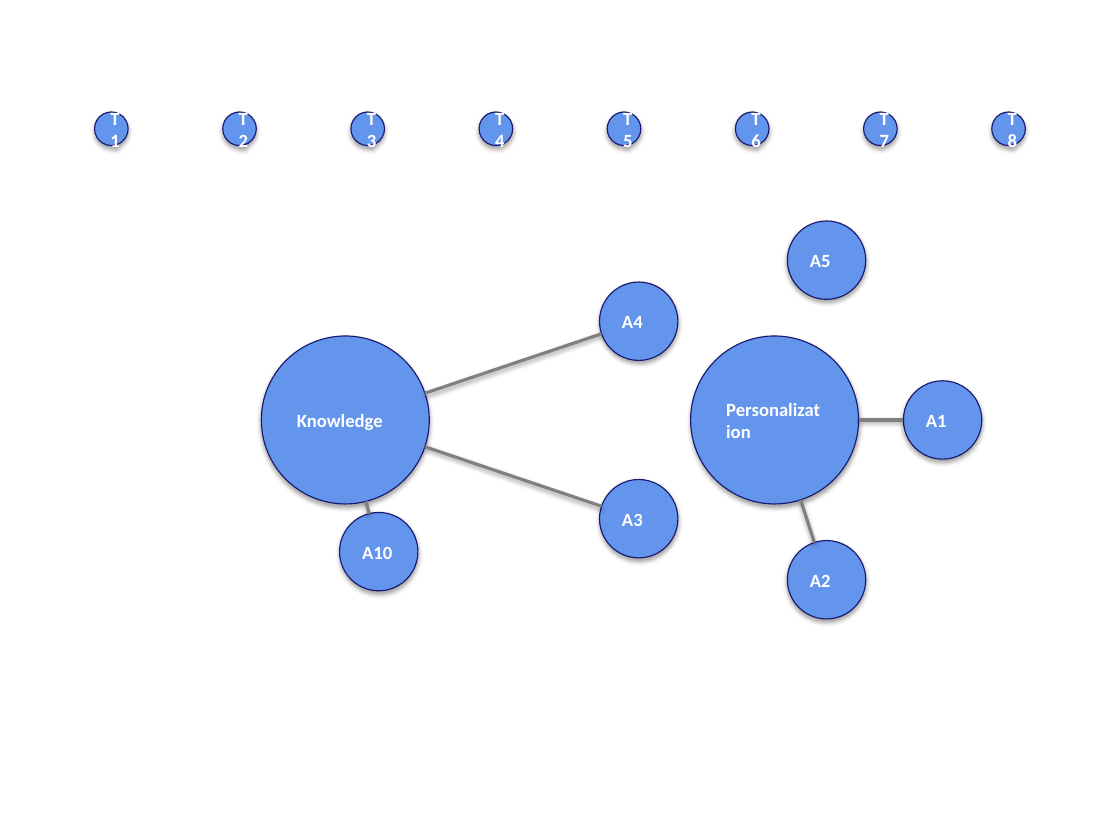
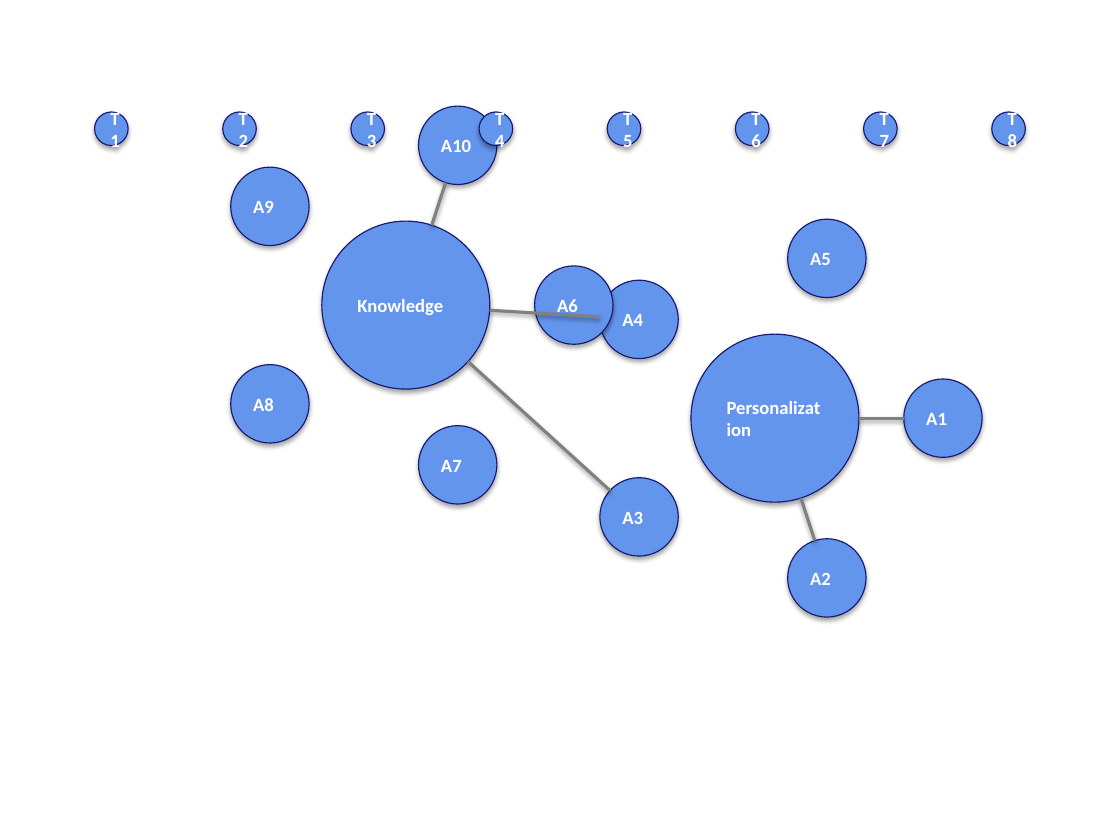
Before and after one commit to jfharney77/graph_tutorials, a slide deck: slide 1 of agentic_plan.pptx. Drawn at 1120x840 pixels with LibreOffice and Linux fonts; fonts in the diff are those of the drawing. Boxes give left, top, right and bottom in pixels: in the first picture for what was removed or moved away, otherwise in the second. Text is boxed around its words. In the diff, an @@ line names an element or a change of style, - is before the commit and + after.

```diff
--- a/agentic_plan.pptx
+++ b/agentic_plan.pptx
@@ ellipse "A10": place and size @@
-ellipse "A10" at (339, 513, 418, 591)
+ellipse "A10" at (419, 106, 497, 185)
@@ ellipse added at (231, 167, 309, 245), fill #6495ED, outline #191970 0.75 pt, 12 pt, text #FFFFFF, bold @@
+A9
@@ line added from (432, 225) to (446, 183), #808080 2 pt @@
@@ ellipse "Knowledge": place and size @@
-ellipse "Knowledge" at (261, 336, 429, 504)
+ellipse "Knowledge" at (321, 221, 489, 389)
@@ ellipse added at (534, 265, 613, 344), fill #6495ED, outline #191970 0.75 pt, 12 pt, text #FFFFFF, bold @@
+A6
@@ line moved from (424, 393) - (601, 334) to (489, 310) - (600, 317) @@
@@ ellipse added at (231, 365, 309, 444), fill #6495ED, outline #191970 0.75 pt, 12 pt, text #FFFFFF, bold @@
+A8
@@ line moved from (424, 447) - (601, 506) to (468, 362) - (610, 491) @@
@@ ellipse added at (419, 426, 497, 504), fill #6495ED, outline #191970 0.75 pt, 12 pt, text #FFFFFF, bold @@
+A7
@@ line removed from (366, 502) to (370, 514) @@
```
Also in this commit, not shown: 4 other files.
